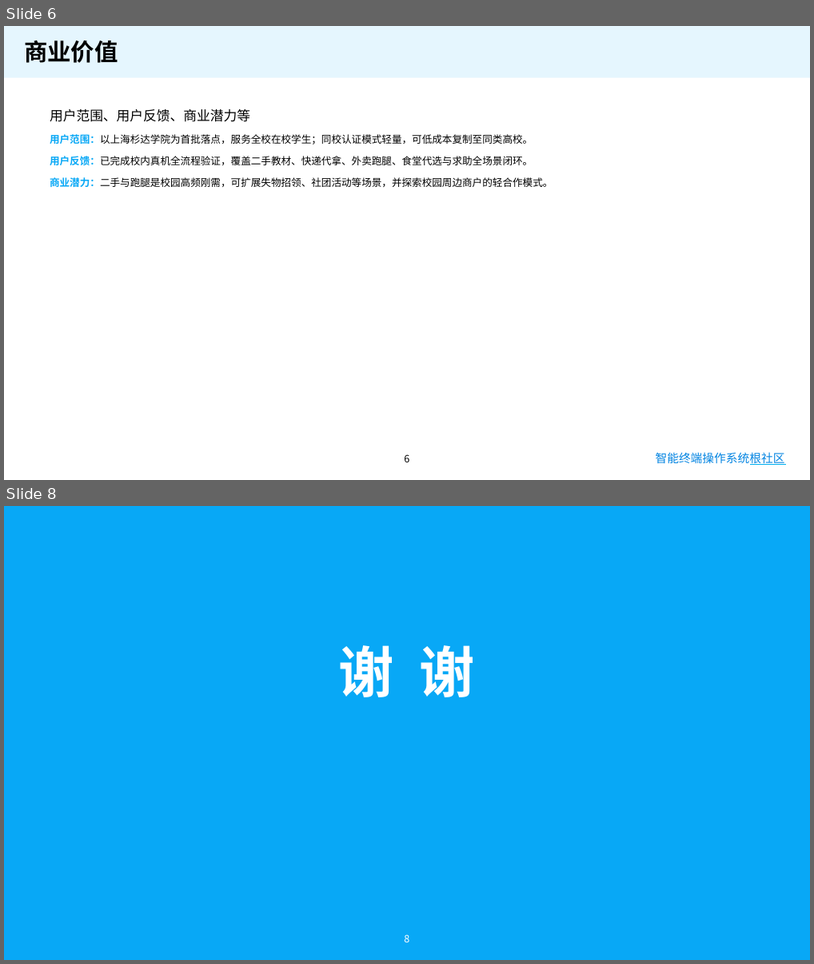
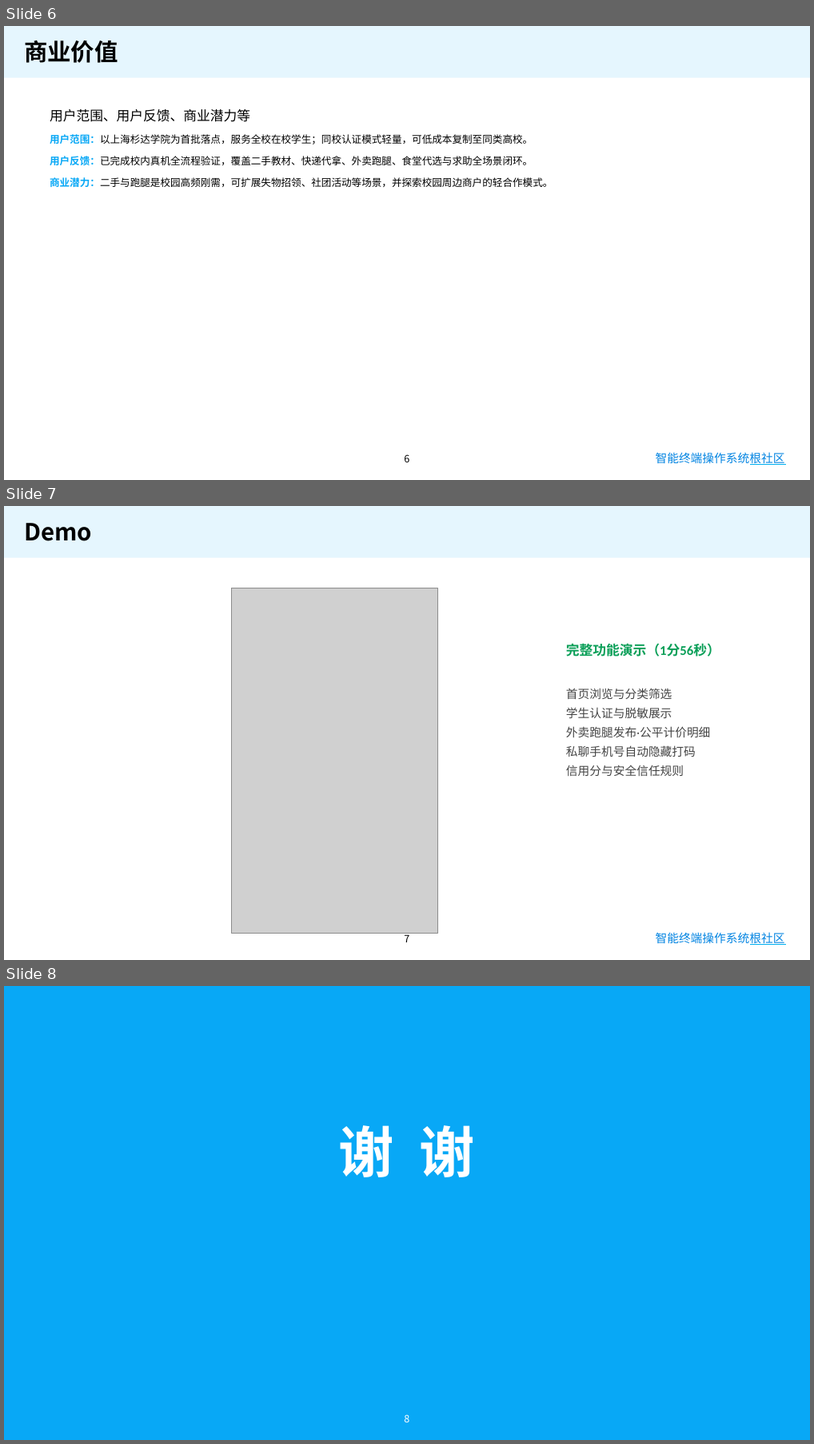
Before and after one commit to drumstarcow/sanda-market, a slide deck: docs/OH大学生创新大赛赛道三提交-杉集.pptx. Shown one above the other, each under a label of ours: slides 6 and 8 before the commit, slides 6, 7 and 8 after it; the slides between them are not shown. The pictures are 814x964 and 814x1444 pixels, drawn with LibreOffice and Linux fonts; fonts in the diff are those of the drawing; grey boxes stand for pictures; background and template pictures are left out. Boxes give left, top, right and bottom in pixels: in the first picture for what was removed or moved away, otherwise in the second. Text is boxed around its words. In the diff, an @@ line names an element or a change of style, - is before the commit and + after.

Commit message:
比赛PPT Demo页内嵌产品演示视频并替换占位文案

```diff
--- a/docs/OH大学生创新大赛赛道三提交-杉集.pptx
+++ b/docs/OH大学生创新大赛赛道三提交-杉集.pptx
@@ slide 7 added at <box>4,506,810,960</box>, background #FFFFFF; not listed: 3 template elements that a slide beside it also shows @@
@@ text added at <box>24,523,92,541</box>, 28 pt, text #000000, bold @@
+Demo
@@ picture added at <box>231,588,437,932</box> @@
@@ text added at <box>566,643,721,776</box>, 14 pt, text #444444 @@
+完整功能演示（1分56秒）
+首页浏览与分类筛选
+学生认证与脱敏展示
+外卖跑腿发布·公平计价明细
+私聊手机号自动隐藏打码
+信用分与安全信任规则
@@ page number added at <box>404,932,410,942</box>, 12 pt, text #000000 @@
+7
```
Also in this commit, not shown: 1 slide removed.
